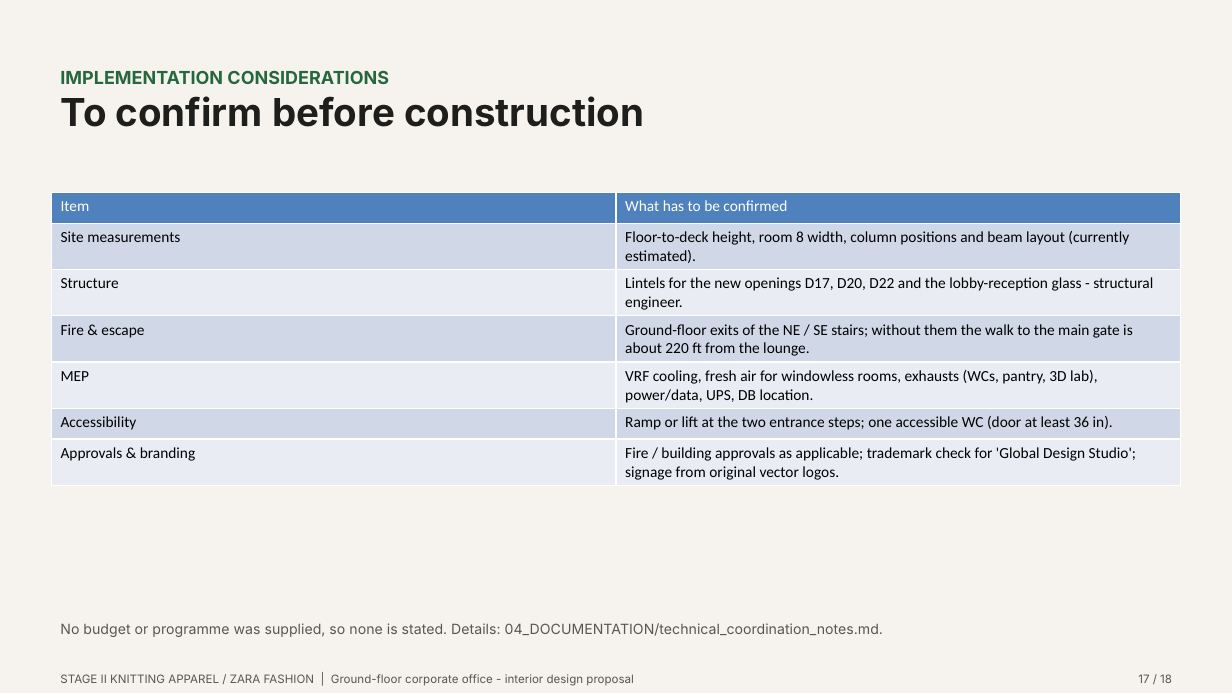
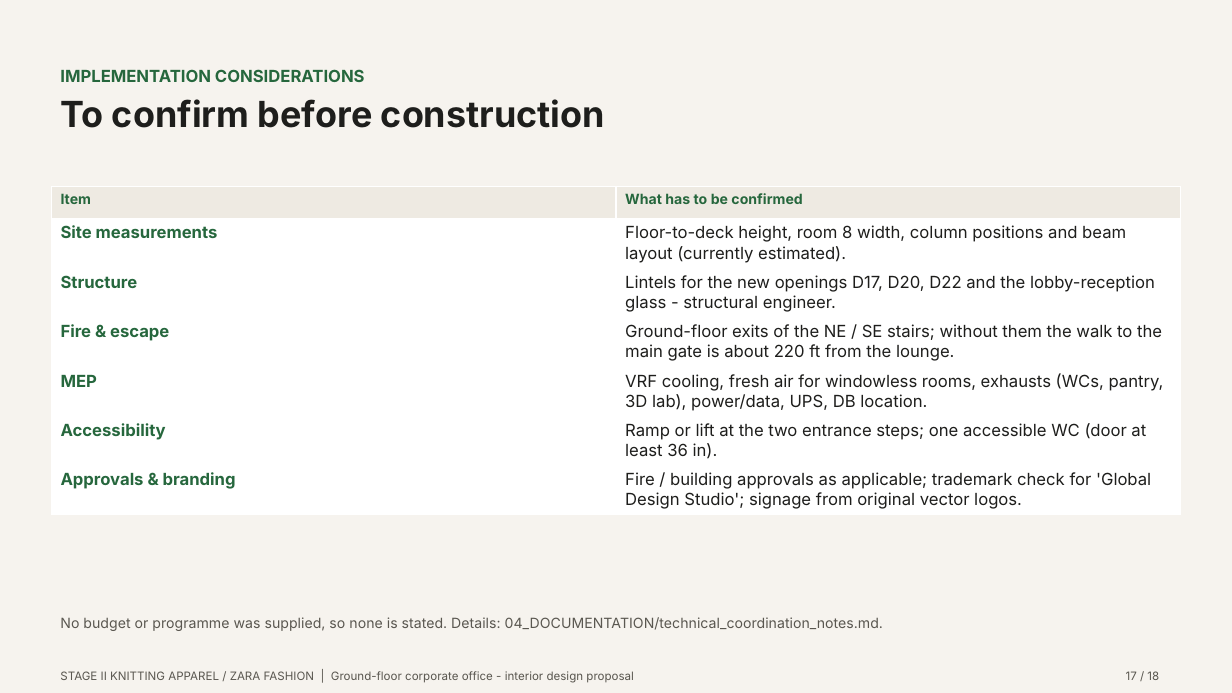
Before and after one commit to i-m-r-a-n/Practice01, a slide deck: slide 17 of GARMENT_OFFICE_FINAL_PRESENTATION/03_PRESENTATION/Garment_Office_Design_Pitch.pptx. Drawn at 1232x693 pixels with LibreOffice and Linux fonts; fonts in the diff are those of the drawing. Boxes give left, top, right and bottom in pixels: in the first picture for what was removed or moved away, otherwise in the second. Text is boxed around its words. In the diff, an @@ line names an element or a change of style, - is before the commit and + after.

```diff
--- a/GARMENT_OFFICE_FINAL_PRESENTATION/03_PRESENTATION/Garment_Office_Design_Pitch.pptx
+++ b/GARMENT_OFFICE_FINAL_PRESENTATION/03_PRESENTATION/Garment_Office_Design_Pitch.pptx
@@ text "IMPLEMENTATION CONSIDERATIONS" at box(60, 69, 365, 82): size 14 to 13 pt @@
@@ text "To confirm before construction" at box(60, 99, 605, 128): size 30 to 28 pt @@
@@ table at box(52, 186, 1181, 513) @@
@@ fill #4F81BD to #EEEAE2 in row 1 @@
@@ fill #D0D8E8 to #FFFFFF in 6 cells @@
@@ fill #E9EDF4 to #FFFFFF in 6 cells @@
@@ size 12 to 11 pt, text colour #FFFFFF to #26673D in "Item", "What has to be confirmed" @@
@@ font Calibri to Inter, size 12 to 13 pt @@
@@ bold on in "Item", "What has to be confirmed", "Site measurements", "Structure" and 4 more places @@
@@ text colour #000000 to #26673D in "Site measurements", "Structure", "Fire & escape", "MEP" and 2 more places @@
@@ text colour #000000 to #1E1E1C in "Floor-to-deck height, room 8 width, column positions ...", "Lintels for the new openings D17, D20, ...", "Ground-floor exits of the NE / SE ...", "VRF cooling, fresh air for windowless rooms, ..." and 2 more places @@
@@ table: place and size @@
-table at box(52, 192, 1181, 484)
+table at box(52, 186, 1181, 513)
@@ text "No budget or programme was ...": place and size @@
-text "No budget or programme was ..." at box(60, 623, 883, 637)
+text "No budget or programme was ..." at box(60, 617, 883, 631)
@@ text "17 / 18": place and size @@
-text "17 / 18" at box(1138, 674, 1172, 683)
+text "17 / 18" at box(1126, 671, 1159, 680)
```
Also in this commit, not shown: 17 other slides changed, 40 other files.
